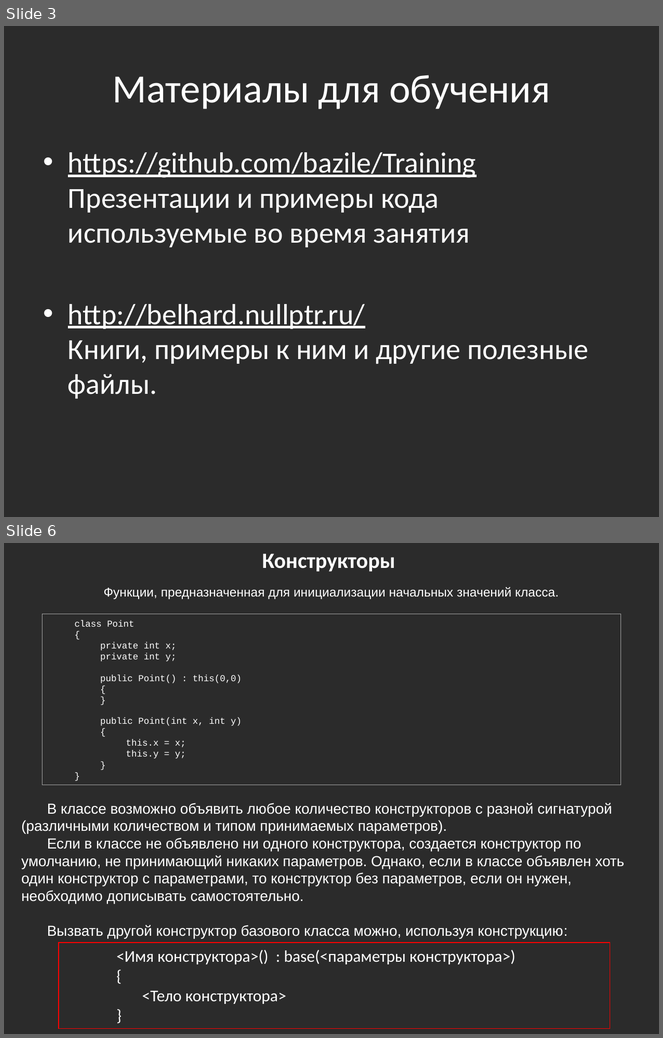
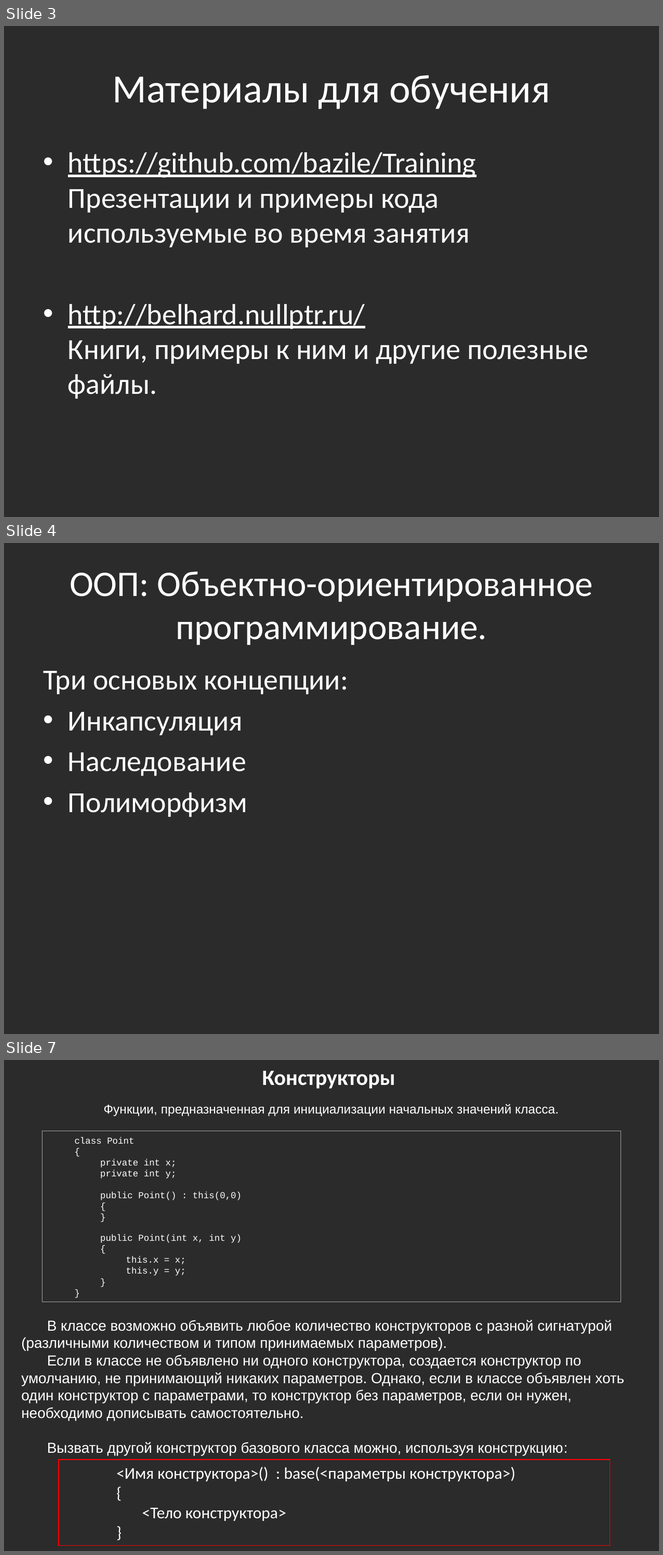
Before and after one commit to bazile/Training, a slide deck: Presentation/lesson-02-oop.pptx. Shown one above the other, each under a label of ours: slides 3 and 6 before the commit, slides 3, 4 and 7 after it; the slides between them are not shown. The pictures are 663x1038 and 663x1555 pixels, drawn with LibreOffice and Linux fonts; fonts in the diff are those of the drawing; background and template pictures are left out; a plain dark background stands for a picture behind light text. Boxes give left, top, right and bottom in pixels: in the first picture for what was removed or moved away, otherwise in the second. Text is boxed around its words. In the diff, an @@ line names an element or a change of style, - is before the commit and + after.

```diff
--- a/Presentation/lesson-02-oop.pptx
+++ b/Presentation/lesson-02-oop.pptx
@@ slide 4 added at (x1=4, y1=543, x2=659, y2=1034), background picture (left out) @@
@@ title added at (x1=70, y1=572, x2=593, y2=645), 39.6 pt, text #FFFFFF @@
+ООП: Объектно-ориентированное программирование.
@@ text added at (x1=44, y1=671, x2=348, y2=817), 32 pt, text #FFFFFF @@
+Три основых концепции:
+• Инкапсуляция
+• Наследование
+• Полиморфизм
@@ what was slide 6 is now slide 7 @@
```
Also in this commit, not shown: 4 slides changed, 2 other slides added, 1 other file.
